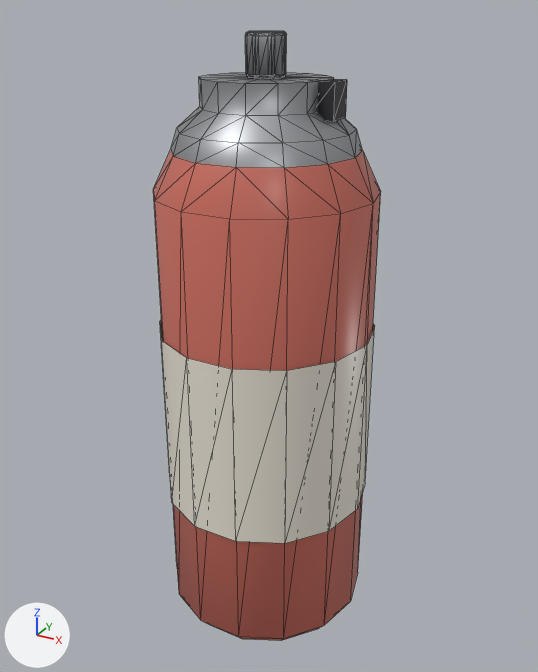
One commit to the glTF model public/models/modcar/items/kit_gas.glb: the scene before it, then after it.
Before and after are seen from a camera (50 mm lens) standing at (0.1074, -0.1936, 0.1976) and looking at (0.0, 0.0017, 0.0999). Arrows for +X, +Y and +Z are at lower left; the lights stay in place. The older version comes first. Mesh edges are drawn as thin lines. Vertices at exactly the same position are counted once.

In view in the first picture: 'PART'.
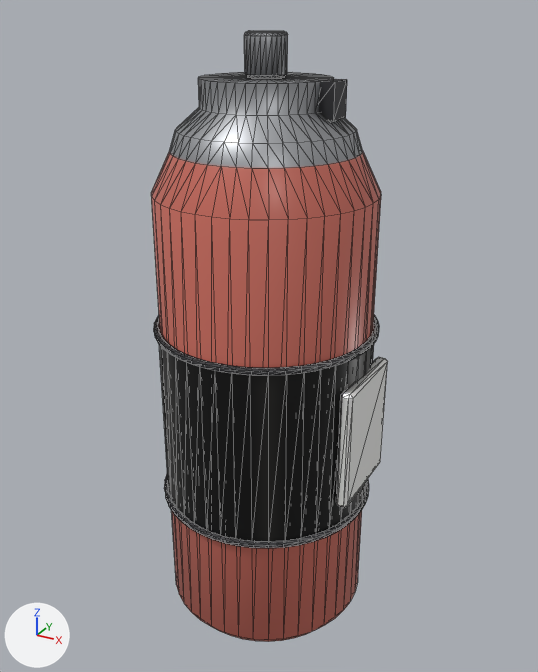
Location of each change, (x1, y1, x2, y2) in pixels of the pictures (538 x 672 px):
'PART', reshaped
    before: (153, 30, 381, 641)
    after: (151, 30, 388, 642)
part 1 of me_part, added
    after: (164, 475, 369, 549)
part 2 of me_part, added
    after: (154, 315, 379, 375)
part 3 of me_part, added
    after: (336, 357, 388, 508)
part 4 of me_part, built on
    before: (245, 30, 287, 78)
    after: (151, 30, 381, 642)
part 5 of me_part, added
    after: (159, 344, 374, 542)

Edits to the bpy script that builds the scene:
```text
Add mat_ceramic:
    mat_ceramic = bpy.data.materials.new('ceramic')
    # nodes: BsdfPrincipled, Mix, OutputMaterial, VertexColor
    # colours: white #f9f9f7, mixed with the vertex colours
Change me_part:
    used by ob_part; location = (0.0, 0.0, 0.0)
    remove me_part.from_pydata(...)  # 249 vertices, 470 faces; spans x -0.035..0.035, y -0.034..0.034, z 0.0..0.192
    add me_part.from_pydata(...)  # 1133 vertices, 2206 faces; spans x -0.036..0.037, y -0.036..0.036, z 0.0..0.192
    me_part part 1: a new loose piece of 288 vertices spanning x -0.036..0.036, y -0.036..0.036, z 0.044..0.046, in mat_trim
    me_part part 2: a new loose piece of 288 vertices spanning x -0.036..0.036, y -0.036..0.036, z 0.104..0.106, in mat_trim
    me_part part 3: a new loose piece of 24 vertices spanning x 0.033..0.037, y -0.015..0.015, z 0.055..0.095, in mat_ceramic
    me_part part 4: 16 vertices moved within x -0.005..0.005, y -0.005..0.005, z 0.18..0.192; 36 vertices removed from x -0.006..0.006, y -0.006..0.006, z 0.18..0.192; 264 vertices added at x -0.034..0.034, y -0.034..0.034, z 0.0..0.192
    me_part part 5: 56 vertices added at x -0.034..0.034, y -0.035..0.035, z 0.045..0.105
    add me_part.materials.append(mat_ceramic)
```
